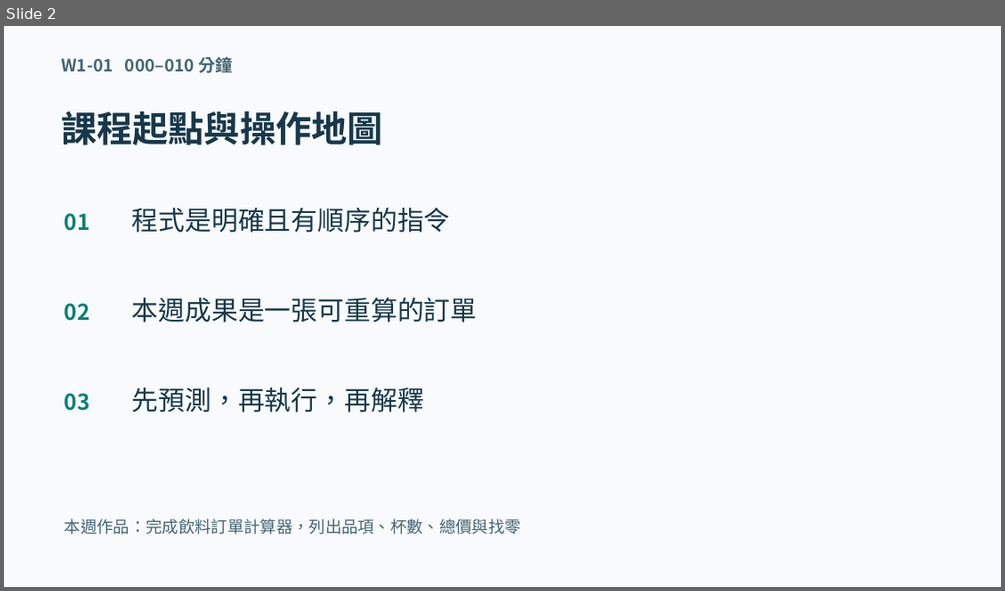
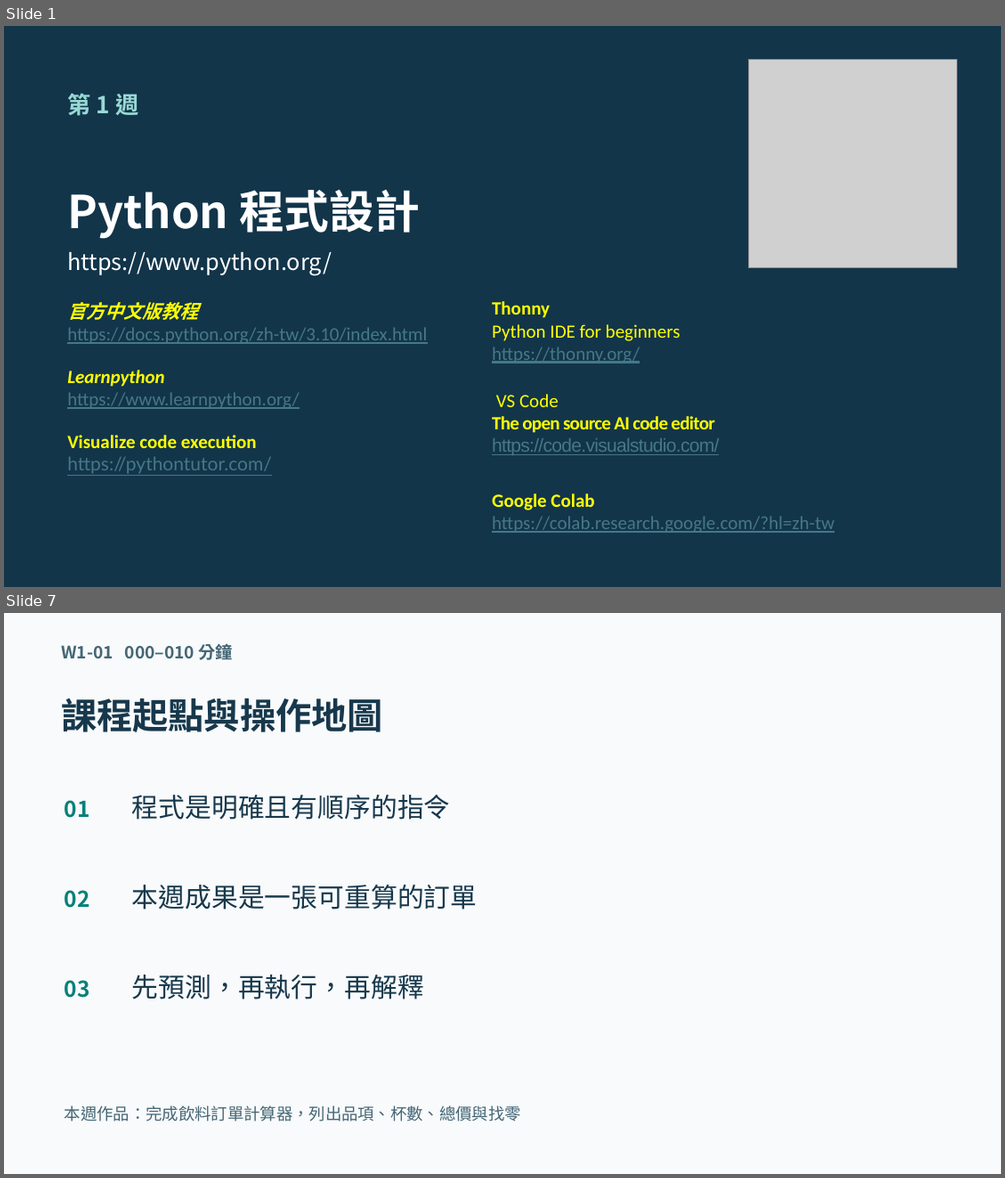
Before and after one commit to wangsungwen/Python-Artificial-Intelligence-Instruction, a slide deck: 五週Python人工智慧教學包/第1週/W01_教學簡報.pptx. Shown one above the other, each under a label of ours: slide 2 before the commit, slides 1 and 7 after it; the slides between them are not shown. The pictures are 1005x591 and 1005x1178 pixels, drawn with LibreOffice and Linux fonts; fonts in the diff are those of the drawing; grey boxes stand for pictures. Boxes give left, top, right and bottom in pixels: in the first picture for what was removed or moved away, otherwise in the second. Text is boxed around its words. In the diff, an @@ line names an element or a change of style, - is before the commit and + after.

```diff
--- a/五週Python人工智慧教學包/第1週/W01_教學簡報.pptx
+++ b/五週Python人工智慧教學包/第1週/W01_教學簡報.pptx
@@ slide 1 added at [4, 26, 1001, 587], background #12354A @@
@@ picture added at [749, 60, 956, 267] @@
@@ text added at [67, 93, 138, 116], 22.5 pt, text #98D9D4, bold @@
+第 1 週
@@ text added at [67, 190, 420, 239], 43.5 pt, text #FFFFFF, bold @@
+Python 程式設計
@@ text added at [67, 252, 332, 276], 21.8 pt, text #FFFFFF @@
+https://www.python.org/
@@ text added at [67, 302, 427, 344], 18 pt, text #467886, underline @@
+官方中文版教程
+https://docs.python.org/zh-tw/3.10/index.html
@@ text added at [492, 301, 680, 363], 18 pt, text #FFFF00 @@
+Thonny
+Python IDE for beginners
+https://thonny.org/
@@ text added at [67, 370, 299, 409], 18 pt, text #467886, underline @@
+Learnpython
+https://www.learnpython.org/
@@ text added at [492, 394, 719, 455], 18 pt, text #FFFF00 @@
+VS Code
+The open source AI code editor
+https://code.visualstudio.com/
@@ text added at [67, 435, 272, 473], 18 pt, text #467886, underline @@
+Visualize code execution
+https://pythontutor.com/
@@ text added at [492, 493, 834, 532], 18 pt, text #467886, underline @@
+Google Colab
+https://colab.research.google.com/?hl=zh-tw
@@ what was slide 2 is now slide 7 @@
```
Also in this commit, not shown: 5 other slides added, 1 slide removed.
